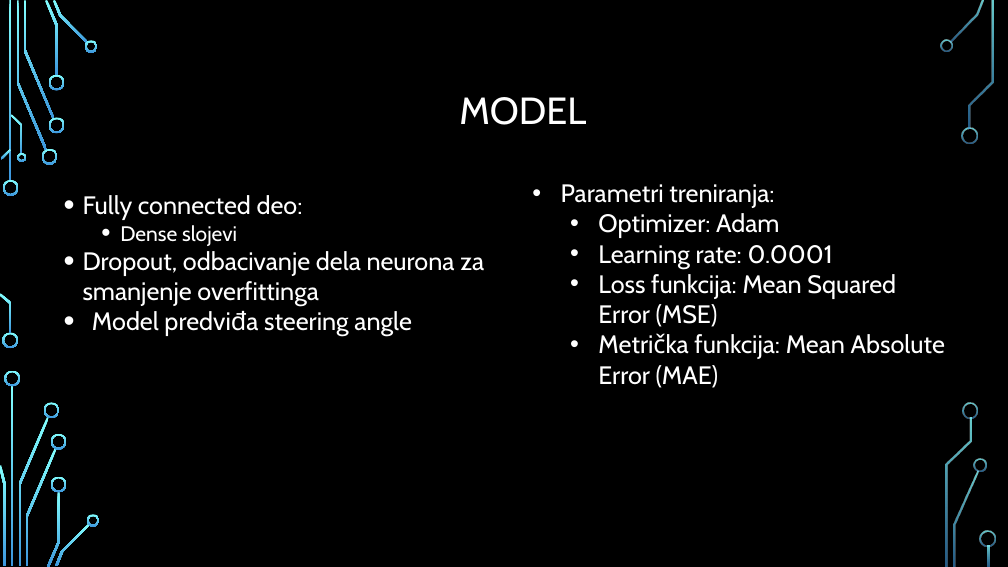
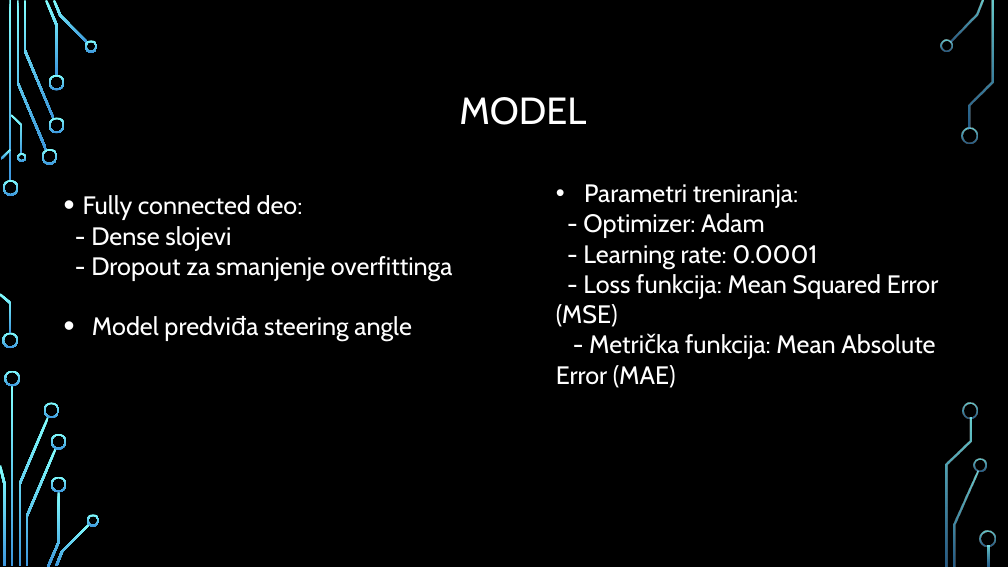
Before and after one commit to jglintic/duboko_ucenje, a slide deck: slide 9 of dubuko_ucenje_projekat_ppt.pptx. Drawn at 1008x567 pixels with LibreOffice and Linux fonts; fonts in the diff are those of the drawing; background and template pictures are left out. Boxes give left, top, right and bottom in pixels: in the first picture for what was removed or moved away, otherwise in the second. Text is boxed around its words. In the diff, an @@ line names an element or a change of style, - is before the commit and + after.

```diff
--- a/dubuko_ucenje_projekat_ppt.pptx
+++ b/dubuko_ucenje_projekat_ppt.pptx
@@ text at (91, 226, 453, 281): text changed @@
-  • Dense slojevi
-• Dropout, odbacivanje dela neurona za smanjenje overfittinga
+- Dense slojevi
+- Dropout za smanjenje overfittinga
@@ text at (556, 213, 939, 388): text changed @@
-  • Optimizer: Adam
-  • Learning rate: 0.0001
-  • Loss funkcija: Mean Squared Error (MSE)
-  • Metrička funkcija: Mean Absolute Error (MAE)
+- Optimizer: Adam
+- Learning rate: 0.0001
+- Loss funkcija: Mean Squared Error (MSE)
+- Metrička funkcija: Mean Absolute Error (MAE)
```
Also in this commit, not shown: 15 other slides changed, 1 slide added, 1 slide removed, 2 other files.
